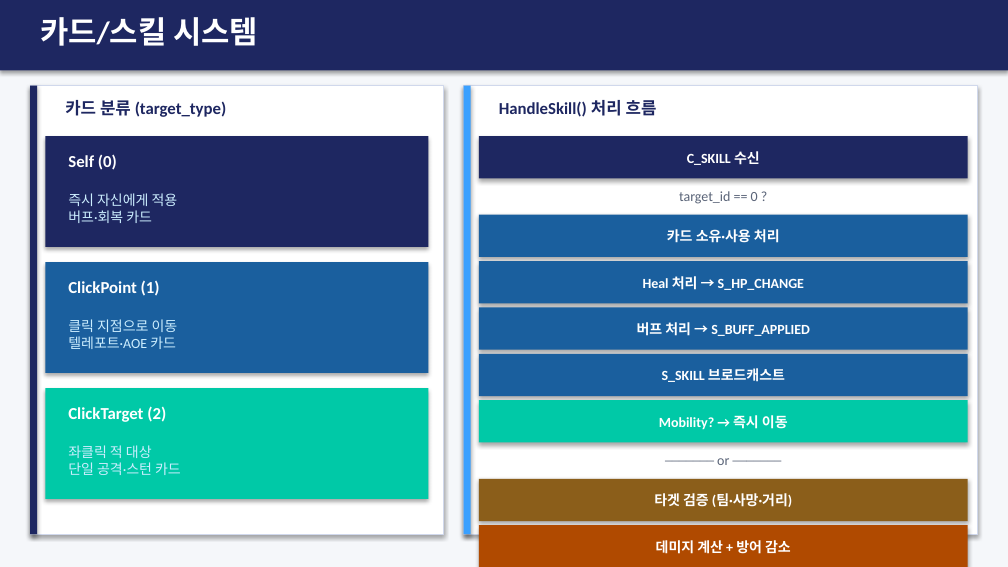
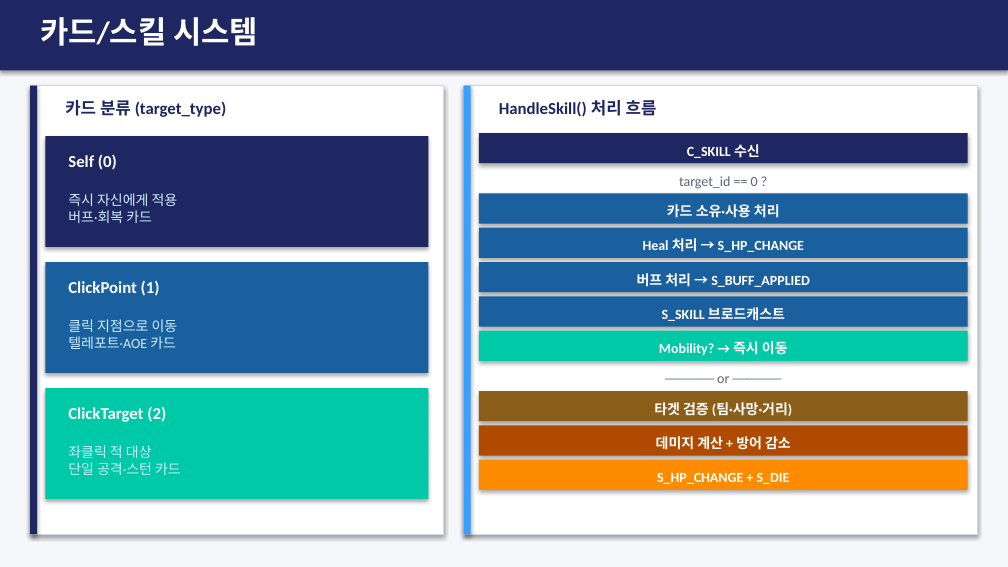
Before and after one commit to shkim4548/GW2, a slide deck: slide 7 of GW2_Portfolio.pptx. Drawn at 1008x567 pixels with LibreOffice and Linux fonts; fonts in the diff are those of the drawing. Boxes give left, top, right and bottom in pixels: in the first picture for what was removed or moved away, otherwise in the second. Text is boxed around its words. In the diff, an @@ line names an element or a change of style, - is before the commit and + after.

```diff
--- a/GW2_Portfolio.pptx
+++ b/GW2_Portfolio.pptx
@@ rectangle: place and size @@
-rectangle at [479, 136, 968, 178]
+rectangle at [479, 133, 968, 163]
@@ text "C_SKILL 수신": place and size @@
-text "C_SKILL 수신" at [687, 151, 760, 165]
+text "C_SKILL 수신" at [687, 144, 760, 158]
@@ text "target_id == 0 ?": place and size @@
-text "target_id == 0 ?" at [679, 191, 758, 204]
+text "target_id == 0 ?" at [679, 176, 758, 189]
@@ rectangle: place and size @@
-rectangle at [479, 215, 968, 257]
+rectangle at [479, 194, 968, 224]
@@ text "카드 소유·사용 처리": place and size @@
-text "카드 소유·사용 처리" at [667, 229, 780, 243]
+text "카드 소유·사용 처리" at [667, 204, 780, 218]
@@ rectangle: place and size @@
-rectangle at [479, 261, 968, 303]
+rectangle at [479, 228, 968, 258]
@@ text "Heal 처리 → S_HP_CHANGE": place and size @@
-text "Heal 처리 → S_HP_CHANGE" at [643, 276, 804, 290]
+text "Heal 처리 → S_HP_CHANGE" at [643, 238, 804, 252]
@@ rectangle: place and size @@
-rectangle at [479, 307, 968, 350]
+rectangle at [479, 262, 968, 292]
@@ text "버프 처리 → S_BUFF_APPLIED": place and size @@
-text "버프 처리 → S_BUFF_APPLIED" at [637, 322, 810, 336]
+text "버프 처리 → S_BUFF_APPLIED" at [637, 273, 810, 287]
@@ rectangle: place and size @@
-rectangle at [479, 354, 968, 396]
+rectangle at [479, 296, 968, 327]
@@ text "S_SKILL 브로드캐스트": place and size @@
-text "S_SKILL 브로드캐스트" at [662, 368, 785, 382]
+text "S_SKILL 브로드캐스트" at [662, 307, 785, 321]
@@ rectangle: place and size @@
-rectangle at [479, 400, 968, 443]
+rectangle at [479, 331, 968, 361]
@@ text "Mobility? → 즉시 이동": place and size @@
-text "Mobility? → 즉시 이동" at [659, 415, 788, 430]
+text "Mobility? → 즉시 이동" at [659, 341, 788, 356]
@@ text "─────── or ───────": place and size @@
-text "─────── or ───────" at [717, 458, 729, 465]
+text "─────── or ───────" at [717, 376, 729, 383]
@@ rectangle: place and size @@
-rectangle at [479, 479, 968, 521]
+rectangle at [479, 391, 968, 421]
@@ text "타겟 검증 (팀·사망·거리)": place and size @@
-text "타겟 검증 (팀·사망·거리)" at [654, 493, 792, 507]
+text "타겟 검증 (팀·사망·거리)" at [654, 402, 792, 416]
@@ rectangle: place and size @@
-rectangle at [479, 525, 968, 567]
+rectangle at [479, 425, 968, 456]
@@ text "데미지 계산 + 방어 감소": place and size @@
-text "데미지 계산 + 방어 감소" at [656, 540, 791, 554]
+text "데미지 계산 + 방어 감소" at [656, 436, 791, 450]
@@ rectangle added at [479, 460, 968, 490], fill #FF8C00 @@
@@ text added at [657, 472, 790, 484], 10 pt, text #FFFFFF, bold @@
+S_HP_CHANGE + S_DIE
```
Also in this commit, not shown: 3 other slides changed, 16 other files.
